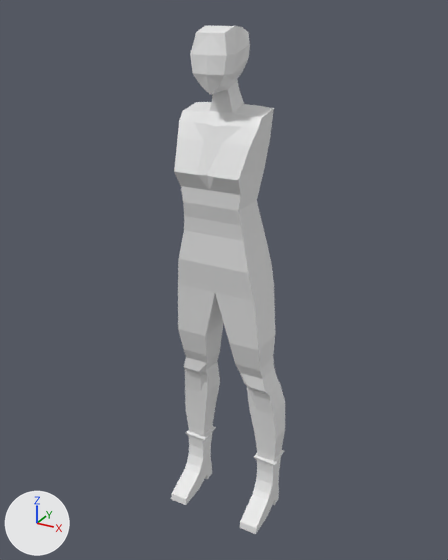
An edit to the Blender file Baú -Modelos_3D/Modelo_Personagens/Vanessa/Modelo_vanessa_texturizado.blend, drawn before and after from the same camera.
Rendered twice from a camera (50 mm lens) standing at (2.73, -4.92, 2.58) and looking at (-0.03, 0.1, 0.07). The axes (+X, +Y, +Z) are drawn at lower left. The lights are the same throughout. Materials are left out; every surface is plain grey.

The older version as bpy lines, for what is in view:
```python
me_cube = bpy.data.meshes.new('Cube')
me_cube.from_pydata(...)  # 700 vertices, 697 faces; spans x -0.96..0.96, y -1.19..1.38, z -4.11..1.7
# faces by material slot: [634, 63]
me_cube.materials.append(mat_material_003)
me_cube.materials.append(mat_pele)
me_cube_001 = bpy.data.meshes.new('Cube.001')
me_cube_001.from_pydata(...)  # 388 vertices, 378 faces; spans x -1.64..1.64, y -0.8..1.06, z -1.58..0.93
# faces by material slot: [234, 144]
me_cube_001.materials.append(mat_material_003)
me_cube_001.materials.append(mat_pele)
ob_bracos = bpy.data.objects.new('Bracos', me_cube_001)
ob_bracos.location = (0.02, -0.02, 0.94)
ob_bracos.scale = (0.49, 0.263, 0.885)
ob_bracos.hide_render = True
ob_corpo = bpy.data.objects.new('Corpo', me_cube)
ob_corpo.location = (0.02, 0.0, 0.94)
ob_corpo.scale = (0.602, 0.279, 0.885)
```
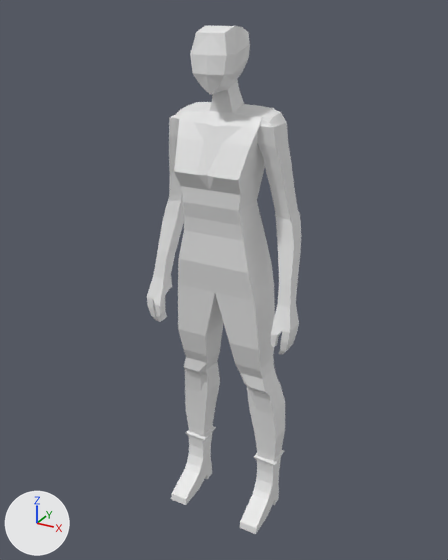
What differs and where, as boxes (x1, y1, x2, y2) in the pictures (448 x 560 px):
'Bracos', shown: after (147, 104, 301, 355)

What changed in the scene script:
```text
Change ob_bracos:
    remove ob_bracos.hide_render = True
```
